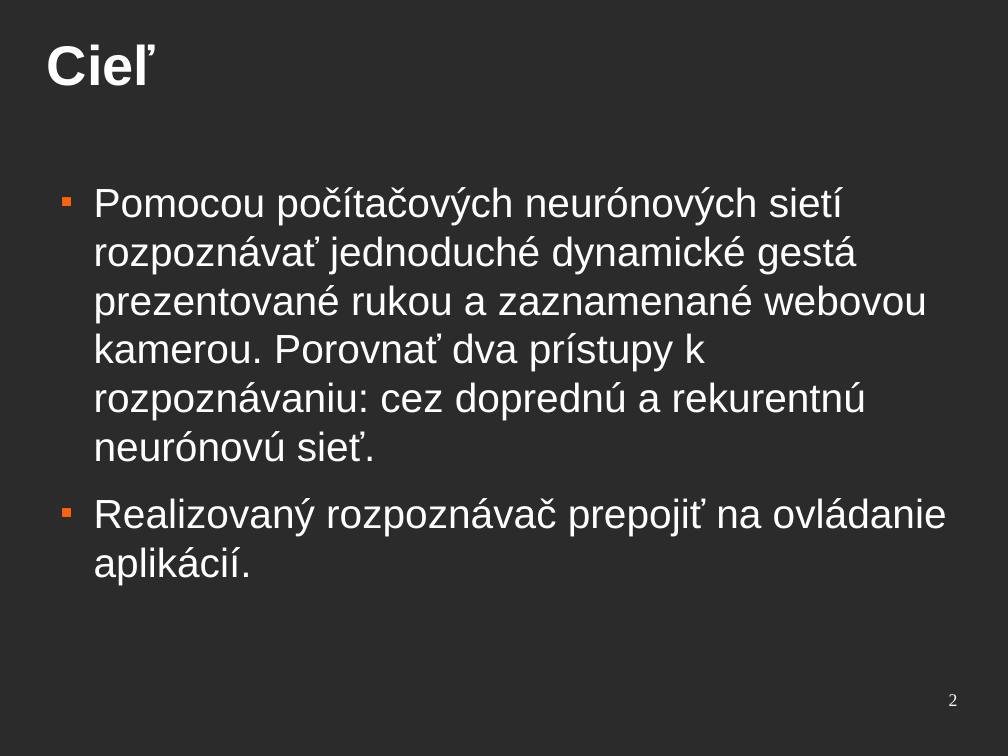
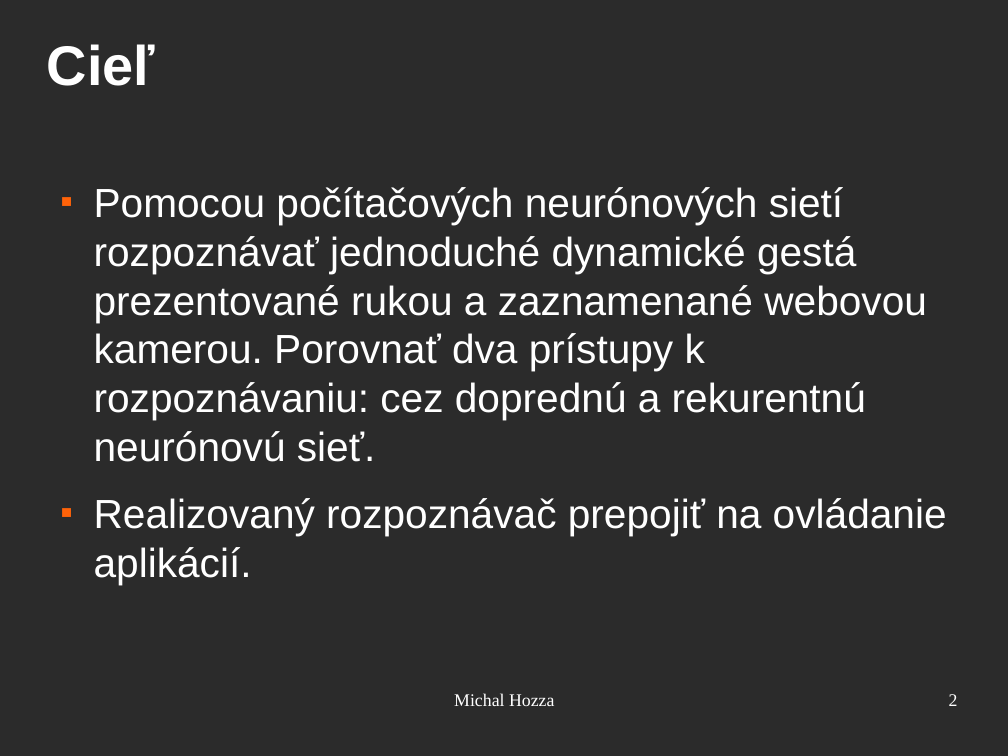
Before and after one commit to mhozza/HandControl_BachelorThesis, a slide deck: slide 2 of prezentacia/handcontrol.odp. Drawn at 1008x756 pixels with LibreOffice and Linux fonts; fonts in the diff are those of the drawing; background and template pictures are left out; a plain dark background stands for a picture behind light text. Boxes give left, top, right and bottom in pixels: in the first picture for what was removed or moved away, otherwise in the second. Text is boxed around its words. In the diff, an @@ line names an element or a change of style, - is before the commit and + after.

```diff
--- a/prezentacia/handcontrol.odp
+++ b/prezentacia/handcontrol.odp
@@ text added at (x1=454, y1=693, x2=554, y2=706), 14 pt, text #FFFFFF @@
+Michal Hozza
```
Also in this commit, not shown: 8 other slides changed, 4 slides added, 2 slides removed, 7 other files.
